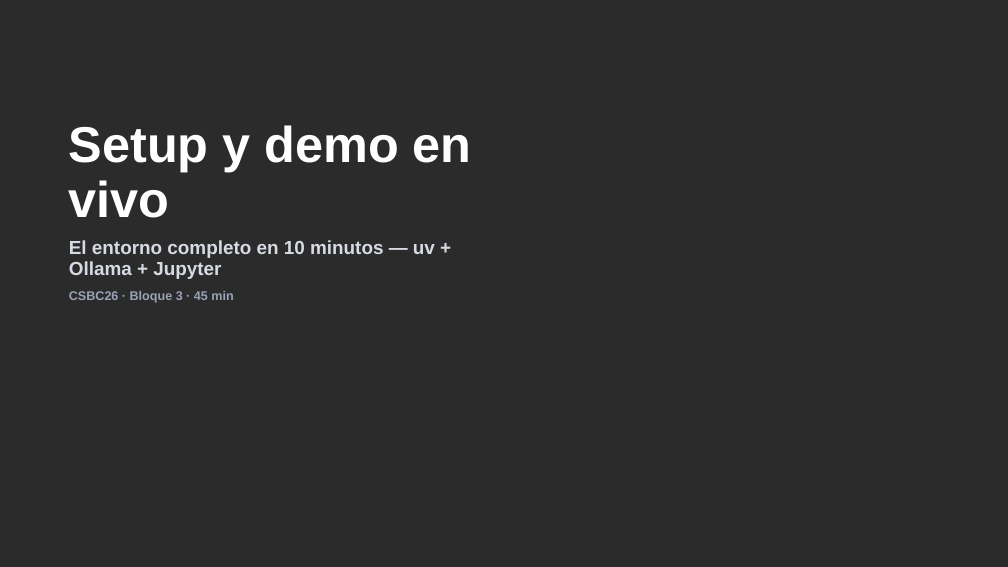
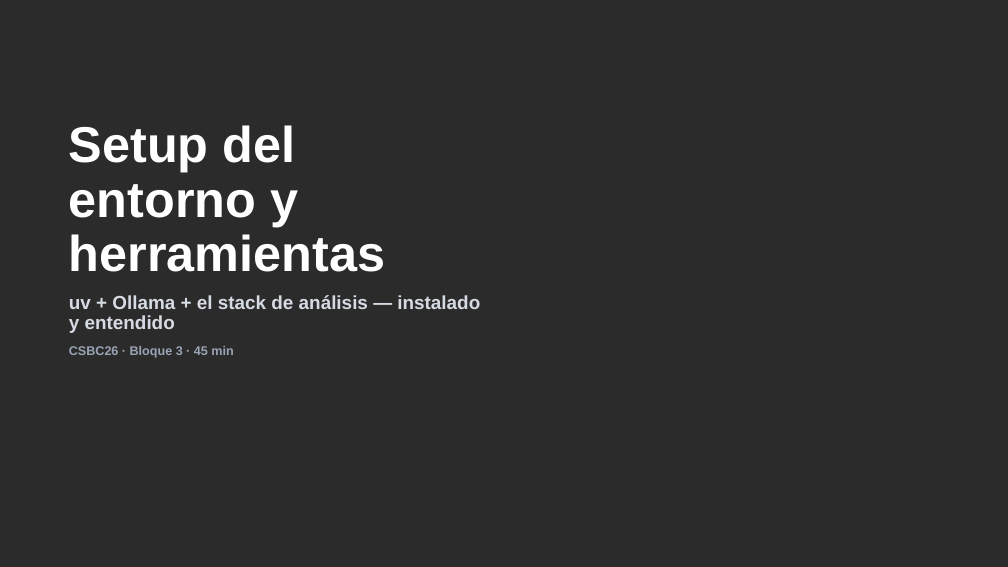
Before and after one commit to drj3ky11/FearOfTheDark, a slide deck: slide 1 of bloque3_setup/csbc26_b3_setup.pptx. Drawn at 1008x567 pixels with LibreOffice and Linux fonts; fonts in the diff are those of the drawing; background and template pictures are left out; a plain dark background stands for a picture behind light text. Boxes give left, top, right and bottom in pixels: in the first picture for what was removed or moved away, otherwise in the second. Text is boxed around its words. In the diff, an @@ line names an element or a change of style, - is before the commit and + after.

Commit message:
refactor: renumerar bloques y reenfocar bloque3_setup en instalación
- bloque3_agentes -> bloque4_agentes (aporte de compañero)
- bloque4_* (casos prácticos) -> bloque5_*
- Actualizadas referencias cruzadas en README, scripts/ y notebooks
- bloque3_setup ahora se centra en uv, Ollama y el stack de librerías
  en vez de terminar con un repaso del ciclo de análisis completo
- uv.lock actualizado tras uv sync (dependencia crewai)
- .gitignore: excluir correcciones.txt (notas locales por bloque)

```diff
--- a/bloque3_setup/csbc26_b3_setup.pptx
+++ b/bloque3_setup/csbc26_b3_setup.pptx
@@ text at [69,125,480,333]: text changed @@
-Setup y demo en vivo
-El entorno completo en 10 minutos — uv + Ollama + Jupyter
+Setup del entorno y herramientas
+uv + Ollama + el stack de análisis — instalado y entendido
```
Also in this commit, not shown: 5 other slides changed, 7 slides added, 5 slides removed, 62 other files.
